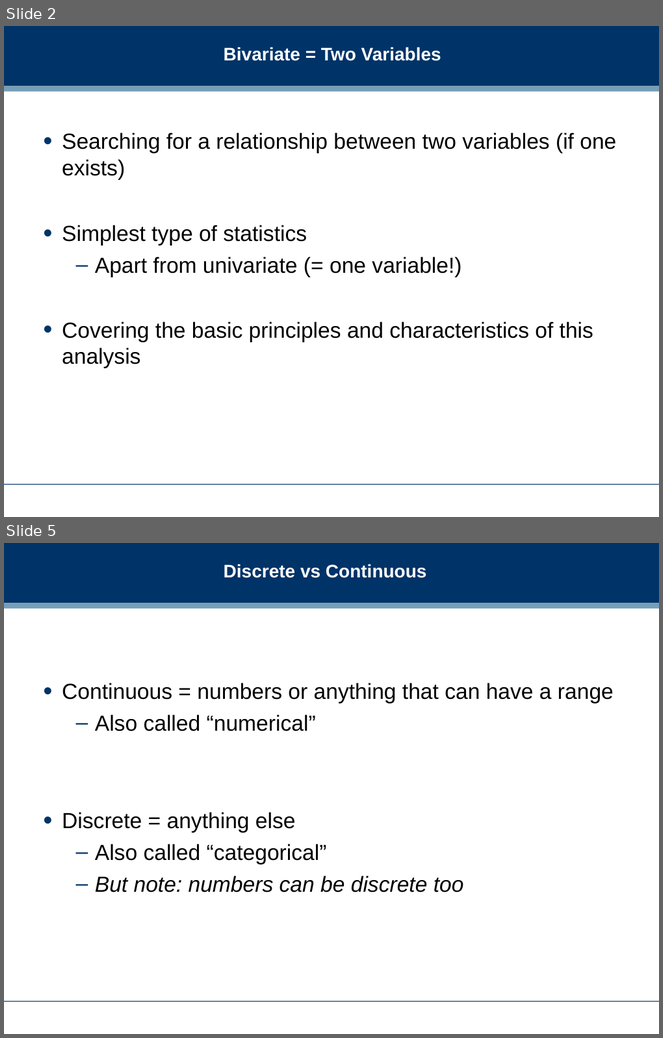
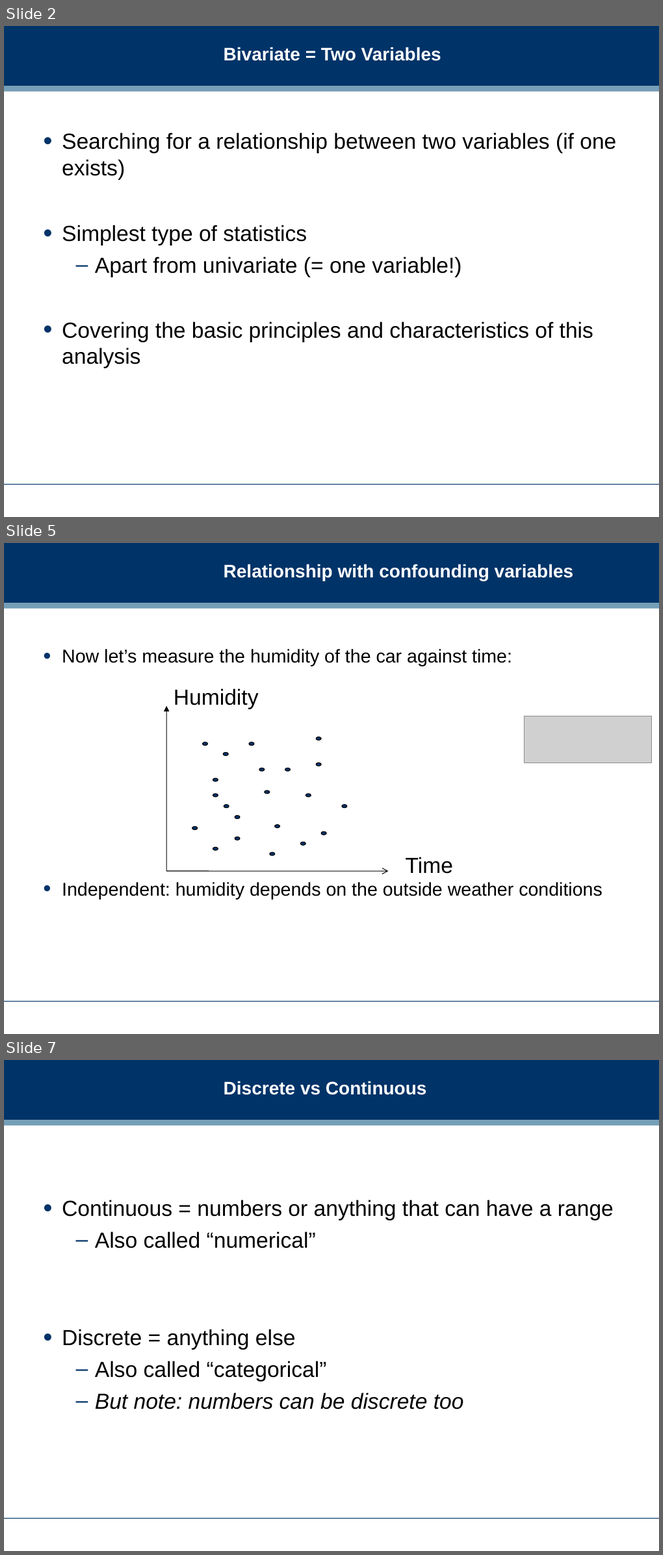
Before and after one commit to dreamind/ix, a slide deck: lectures/making-sense-data/bivariate-analysis.ppt. Shown one above the other, each under a label of ours: slides 2 and 5 before the commit, slides 2, 5 and 7 after it; the slides between them are not shown. The pictures are 663x1038 and 663x1555 pixels, drawn with LibreOffice and Linux fonts; fonts in the diff are those of the drawing; grey boxes stand for pictures; background and template pictures are left out. Boxes give left, top, right and bottom in pixels: in the first picture for what was removed or moved away, otherwise in the second. Text is boxed around its words. In the diff, an @@ line names an element or a change of style, - is before the commit and + after.

```diff
--- a/lectures/making-sense-data/bivariate-analysis.ppt
+++ b/lectures/making-sense-data/bivariate-analysis.ppt
@@ slide 5 added at [4, 543, 659, 1034], background #FFFFFF; not listed: 3 template elements that a slide beside it also shows @@
@@ title added at [224, 564, 573, 581], 20 pt, text #FFFFFF, bold @@
+Relationship with confounding variables
@@ text added at [62, 649, 603, 899], 20.4 pt, text #000000 @@
+• Now let’s measure the humidity of the car against time:
+• Independent: humidity depends on the outside weather conditions
@@ text added at [174, 689, 259, 709], 24 pt, text #000000 @@
+Humidity
@@ arrow added from (166, 871) to (166, 706), #000000 0.74 pt @@
@@ picture added at [524, 717, 651, 763] @@
@@ ellipse added at [316, 737, 321, 740], fill #003368, outline #000000 0.74 pt @@
@@ ellipse added at [202, 742, 207, 745], fill #003368, outline #000000 0.74 pt @@
@@ ellipse added at [224, 753, 229, 756], fill #003368, outline #000000 0.74 pt @@
@@ ellipse added at [249, 742, 254, 745], fill #003368, outline #000000 0.74 pt @@
@@ ellipse added at [259, 769, 265, 772], fill #003368, outline #000000 0.74 pt @@
@@ ellipse added at [285, 769, 290, 772], fill #003368, outline #000000 0.74 pt @@
@@ ellipse added at [316, 763, 321, 767], fill #003368, outline #000000 0.74 pt @@
@@ ellipse added at [213, 794, 218, 797], fill #003368, outline #000000 0.74 pt @@
@@ ellipse added at [213, 778, 218, 782], fill #003368, outline #000000 0.74 pt @@
@@ ellipse added at [265, 791, 270, 794], fill #003368, outline #000000 0.74 pt @@
@@ ellipse added at [306, 794, 311, 797], fill #003368, outline #000000 0.74 pt @@
@@ ellipse added at [224, 804, 230, 808], fill #003368, outline #000000 0.74 pt @@
@@ ellipse added at [235, 815, 240, 819], fill #003368, outline #000000 0.74 pt @@
@@ ellipse added at [342, 804, 347, 808], fill #003368, outline #000000 0.74 pt @@
@@ ellipse added at [192, 826, 197, 830], fill #003368, outline #000000 0.74 pt @@
@@ ellipse added at [274, 824, 280, 828], fill #003368, outline #000000 0.74 pt @@
@@ ellipse added at [321, 832, 326, 835], fill #003368, outline #000000 0.74 pt @@
@@ ellipse added at [213, 848, 218, 851], fill #003368, outline #000000 0.74 pt @@
@@ ellipse added at [235, 837, 240, 841], fill #003368, outline #000000 0.74 pt @@
@@ ellipse added at [270, 852, 275, 856], fill #003368, outline #000000 0.74 pt @@
@@ ellipse added at [301, 843, 306, 846], fill #003368, outline #000000 0.74 pt @@
@@ arrow added from (166, 871) to (389, 871), #000000 0.74 pt @@
@@ text added at [406, 857, 453, 874], 24 pt, text #000000 @@
+Time
@@ what was slide 5 is now slide 7 @@
```
Also in this commit, not shown: 9 slides changed, 3 other slides added, 3 slides removed.
